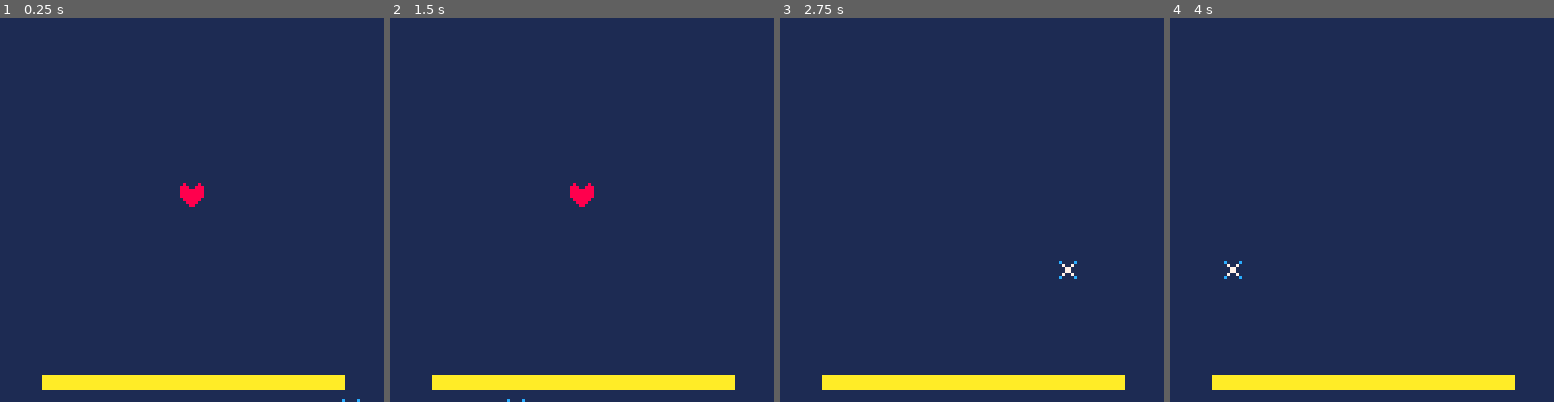
Above: before the commit, frames 1-4 (left to right).
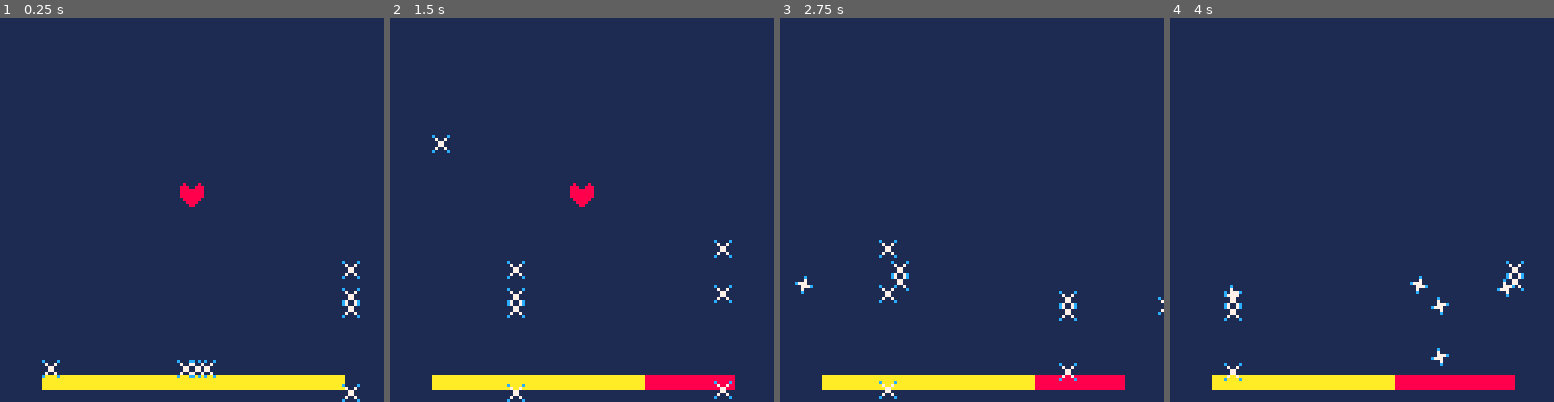
Above: after the commit, the same moments.

Repository: hiddenwaffle/pico8-sandbox
Game: PICO-8 cartridge undertale-stars.p8
The game is run twice, just before and just after one commit, with the same random seed, the same clock (stepped at 60 frames per second) and the same inputs.
Inputs:
- Up to frame 1 (0.25 s): no input
- Up to frame 2 (1.5 s): no input
- Up to frame 3 (2.75 s): hold Right 1.6-2.1 s; hold Up 2.15-2.42 s; hold Right from 2.47 s (still down)
- Up to frame 4 (4 s): release Right at 3.03 s; hold Left 3.08-3.58 s; hold Down 3.63-3.97 s

The runs differ from the first frame. In frame 1, 0.6% of the frame differs, in the area x 10-94%, y 63-100%; in frame 2, 1.5%; in frame 3, 1.6%; in frame 4, 2.0%, in the area x 14-93%, y 63-97%.

Commit message:
Increase number of stars

Diff:
--- a/undertale-stars.p8
+++ b/undertale-stars.p8
@@ -11,7 +11,7 @@
   for i = 1, 100 do
     g_stars[i] = create_stars()
   end
-  g_star_count_target = 1
+  g_star_count_target = 10
   g_health = 100 -- 0 to 100
 end
 
